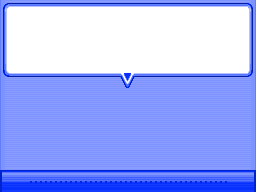
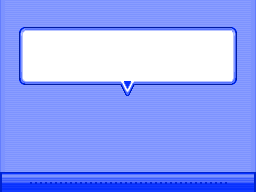
Layers edited between the first and the second 256 x 192 image:
added layer "smaller bubble" above "org_bubble.bmp" over [19, 27, 237, 96]
hid "org_bubble.bmp" over [3, 3, 253, 88]
added layer "scroll bar lowered" above "org_bottom.bmp" over [0, 168, 256, 188]
